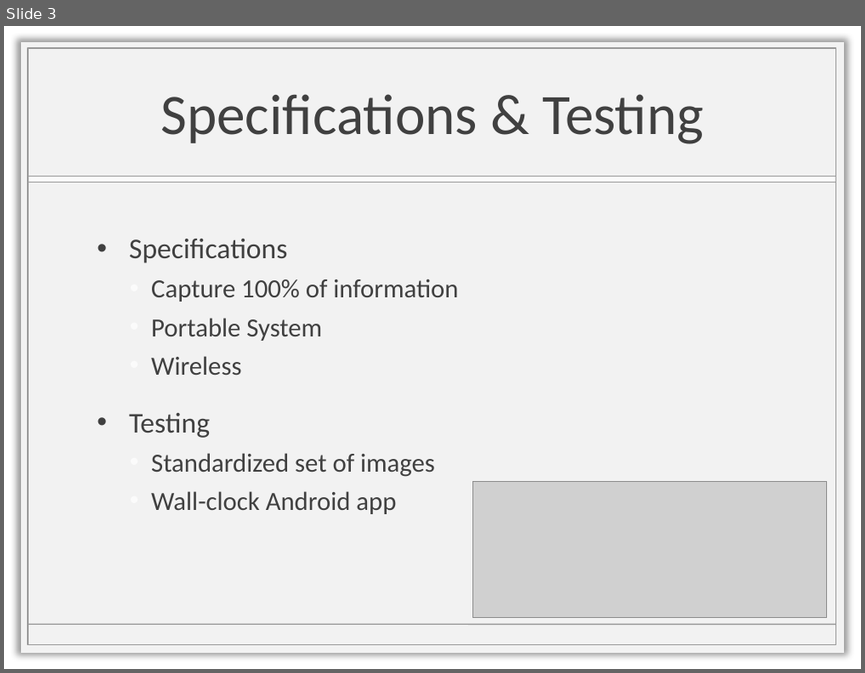
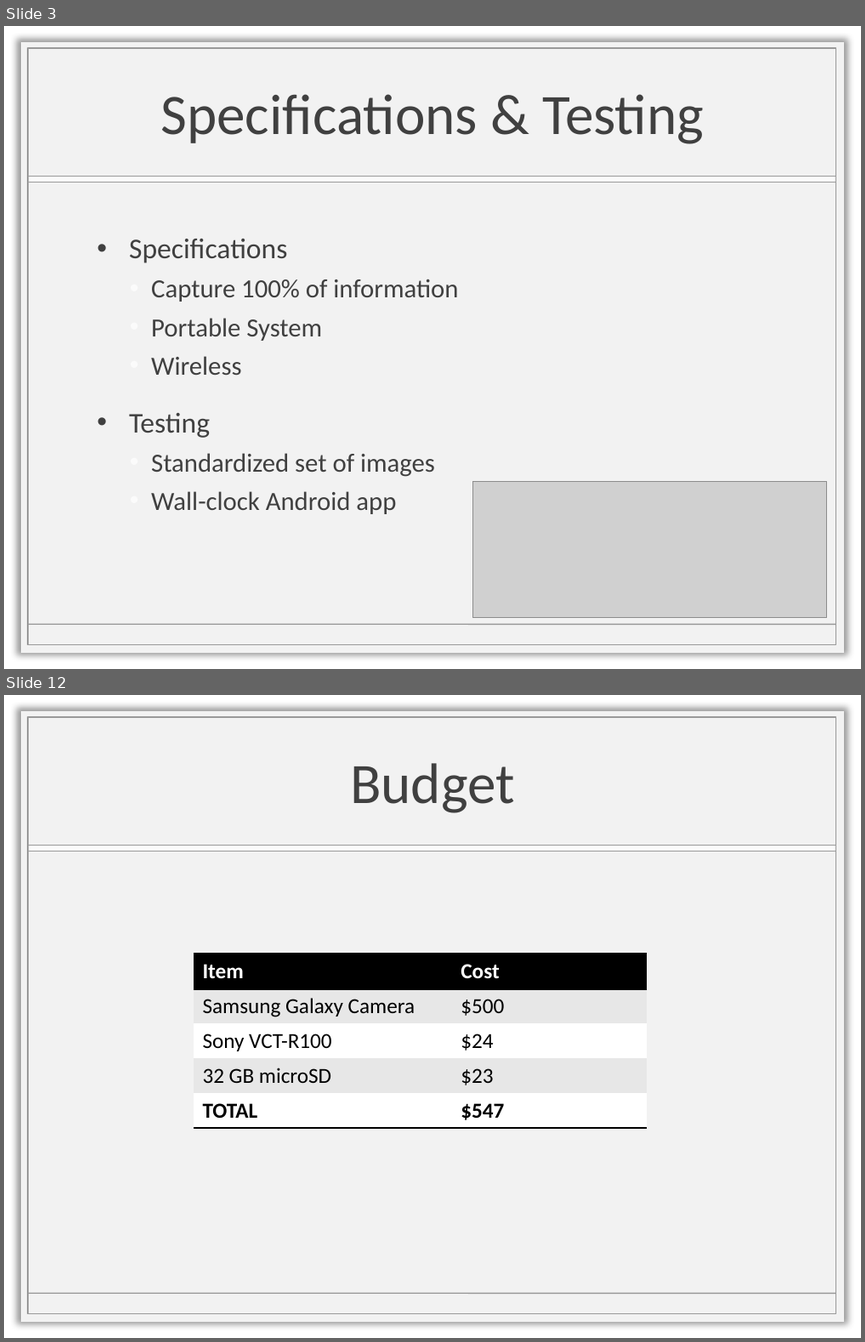
Before and after one commit to griffindunn/ProPANE, a slide deck: EOS/Panel3.pptx. Shown one above the other, each under a label of ours: slide 3 before the commit, slides 3 and 12 after it; the slides between them are not shown. The pictures are 865x673 and 865x1342 pixels, drawn with LibreOffice and Linux fonts; fonts in the diff are those of the drawing; grey boxes stand for pictures; background and template pictures are left out. Boxes give left, top, right and bottom in pixels: in the first picture for what was removed or moved away, otherwise in the second. Text is boxed around its words. In the diff, an @@ line names an element or a change of style, - is before the commit and + after.

```diff
--- a/EOS/Panel3.pptx
+++ b/EOS/Panel3.pptx
@@ slide 12 added at (4, 695, 861, 1338), background picture (left out); not listed: 4 template elements that a slide beside it also shows @@
@@ title added at (350, 763, 515, 813), 48 pt, text #404040 @@
+Budget
@@ table added at (194, 953, 647, 1128), 5 rows, 2 columns @@
+Item | Cost
+Samsung Galaxy Camera | $500
+Sony VCT-R100 | $24
+32 GB microSD | $23
+TOTAL | $547
```
Also in this commit, not shown: 1 slide changed, 7 other slides added, 2 other files.
